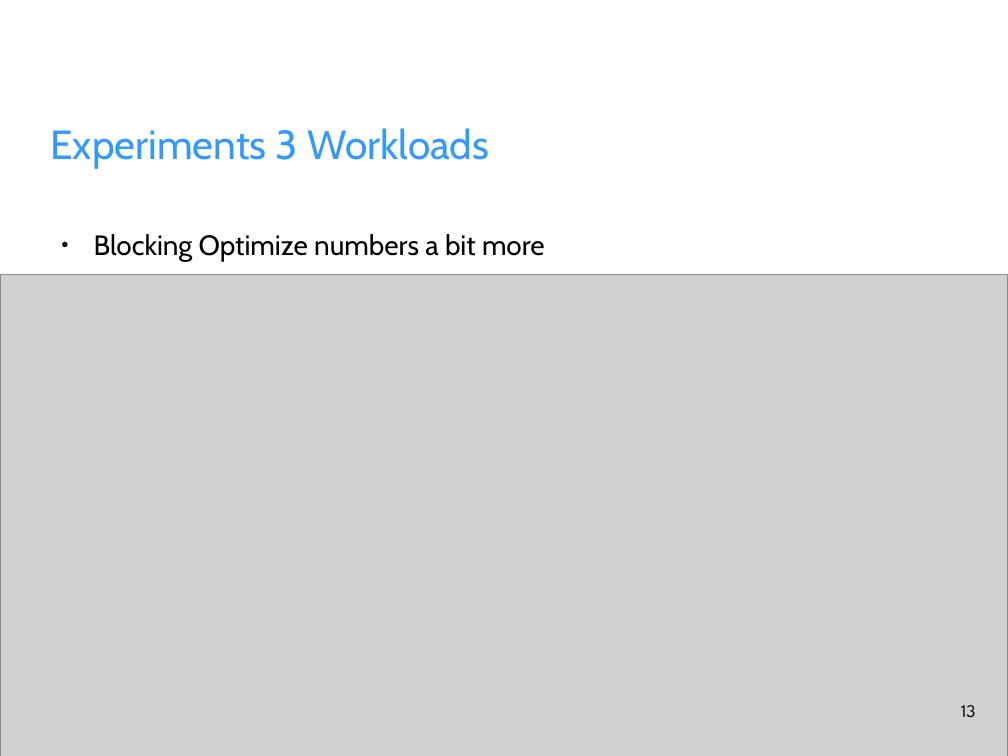
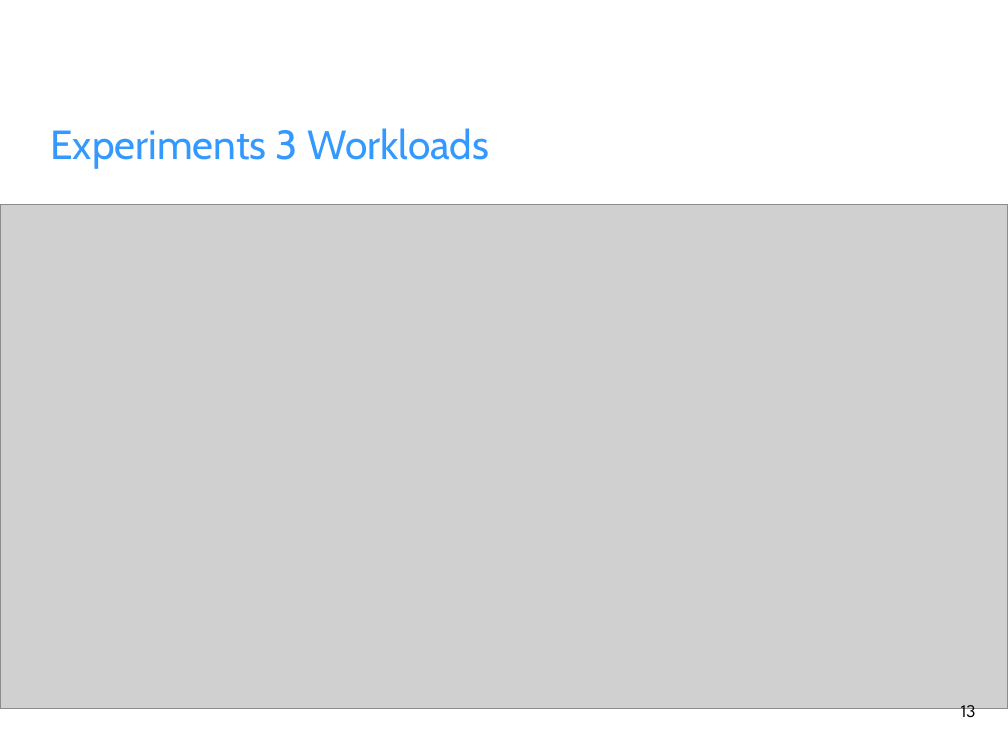
Before and after one commit to fhilprec/HardwareMonitoring, a slide deck: slide 13 of ProjectPresentation.odp. Drawn at 1008x756 pixels with LibreOffice and Linux fonts; fonts in the diff are those of the drawing; grey boxes stand for pictures; background and template pictures are left out. Boxes give left, top, right and bottom in pixels: in the first picture for what was removed or moved away, otherwise in the second. Text is boxed around its words. In the diff, an @@ line names an element or a change of style, - is before the commit and + after.

```diff
--- a/ProjectPresentation.odp
+++ b/ProjectPresentation.odp
@@ picture resized from (x1=0, y1=274, x2=1008, y2=756) to (x1=0, y1=205, x2=1008, y2=709) @@
@@ text removed at (x1=94, y1=234, x2=545, y2=261) @@
-● Blocking Optimize numbers a bit more
```
Also in this commit, not shown: 1 other slide changed, 2 other files.
